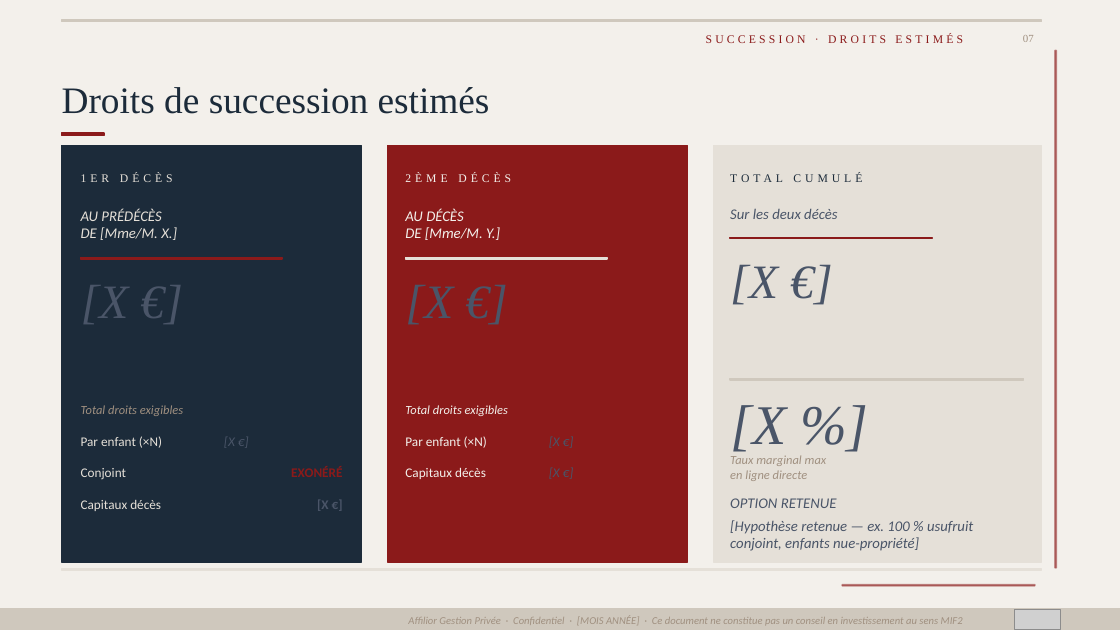
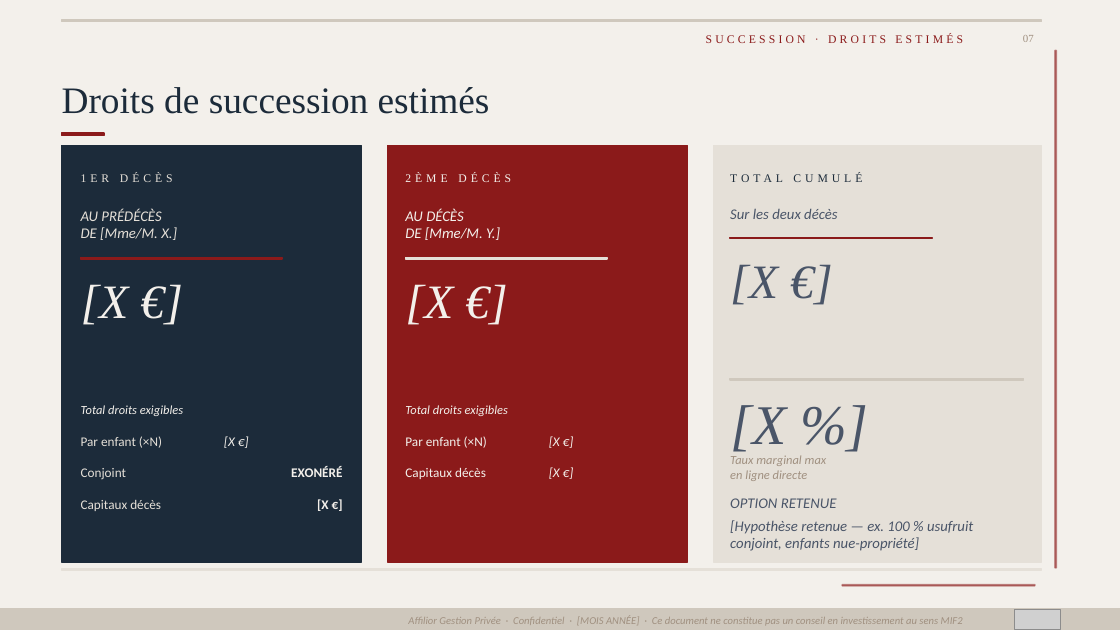
Before and after one commit to fififi1717/mkgt, a slide deck: slide 8 of Cans_Mstr.pptx. Drawn at 1120x630 pixels with LibreOffice and Linux fonts; fonts in the diff are those of the drawing; grey boxes stand for pictures. Boxes give left, top, right and bottom in pixels: in the first picture for what was removed or moved away, otherwise in the second. Text is boxed around its words. In the diff, an @@ line names an element or a change of style, - is before the commit and + after.

```diff
--- a/Cans_Mstr.pptx
+++ b/Cans_Mstr.pptx
@@ text added at [405, 284, 453, 325], 30.8 pt, text #F3F0EB, italic @@
+[X €]
@@ text "Total droits exigibles" at [81, 405, 183, 416]: text colour #A09080 to #F3F0EB @@
@@ text added at [549, 436, 560, 448], 8.5 pt, text #F3F0EB, italic @@
+[X €]
@@ text "EXONÉRÉ" at [291, 466, 342, 477]: text colour #8B1A1A to #F3F0EB @@
@@ text added at [549, 467, 560, 479], 8.5 pt, text #F3F0EB, italic @@
+[X €]
@@ text colour #4A5568 to #F3F0EB in 3 elements at [81, 284, 129, 325], [224, 436, 235, 448], [317, 499, 329, 511] @@
```
Also in this commit, not shown: 6 other slides changed, 2 slides removed, 4 other files.
